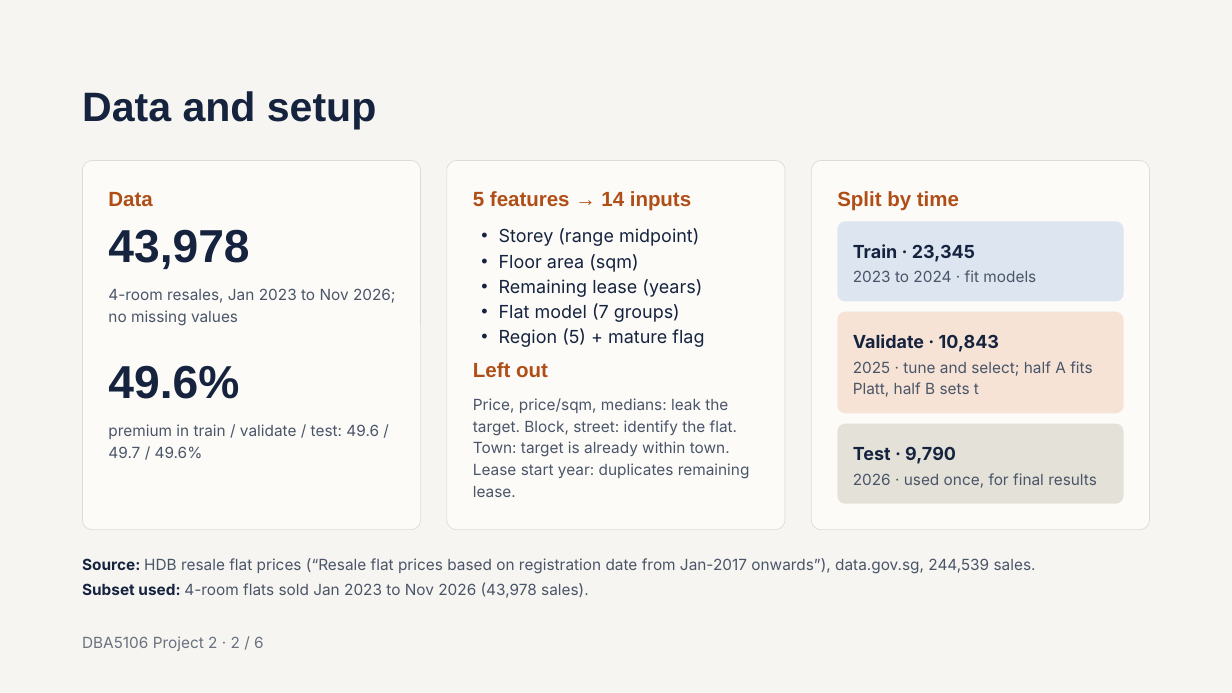
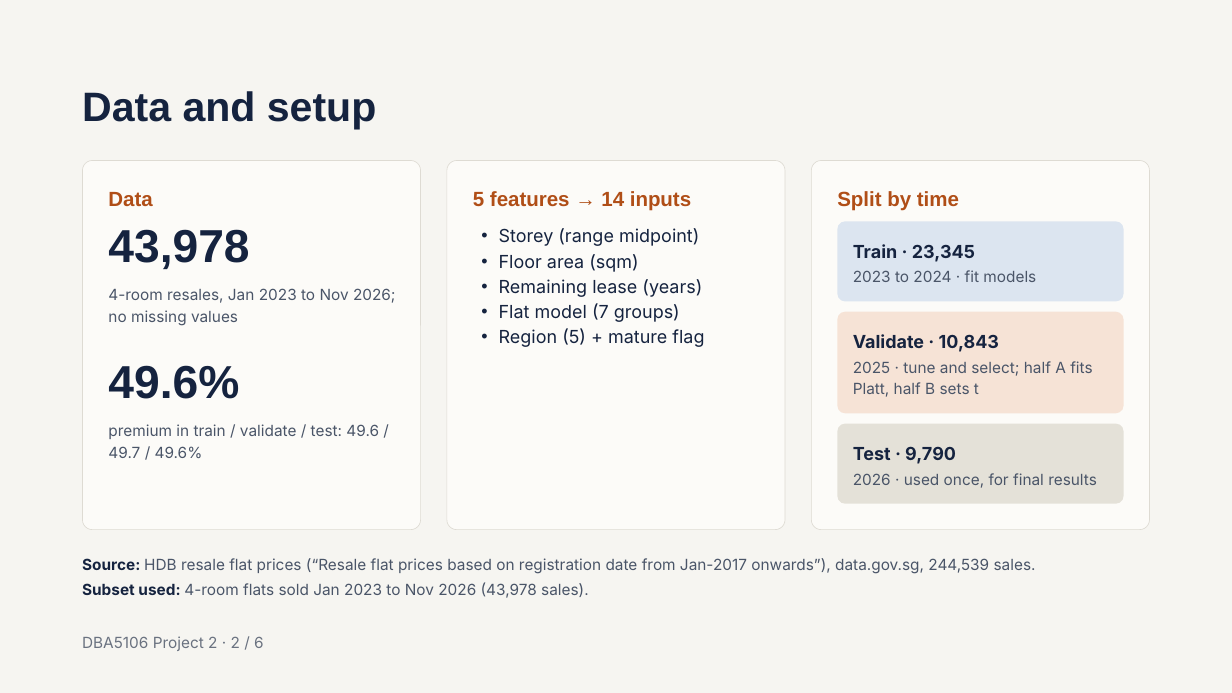
Before and after one commit to samuelctz/DBA5106-Foundation-in-Business-Analytics, a slide deck: slide 3 of Final/DBA5106 Project 2 — Premium Flat Classifier.pptx. Drawn at 1232x693 pixels with LibreOffice and Linux fonts; fonts in the diff are those of the drawing. Boxes give left, top, right and bottom in pixels: in the first picture for what was removed or moved away, otherwise in the second. Text is boxed around its words. In the diff, an @@ line names an element or a change of style, - is before the commit and + after.

```diff
--- a/Final/DBA5106 Project 2 — Premium Flat Classifier.pptx
+++ b/Final/DBA5106 Project 2 — Premium Flat Classifier.pptx
@@ text removed at (x1=473, y1=362, x2=548, y2=377) @@
-Left out
@@ text removed at (x1=473, y1=398, x2=750, y2=479) @@
-Price, price/sqm, medians: leak the target. Block, street: identify the flat. Town: target is already within town. Lease start year: duplicates remaining lease.
```
Also in this commit, not shown: 2 other slides changed.
